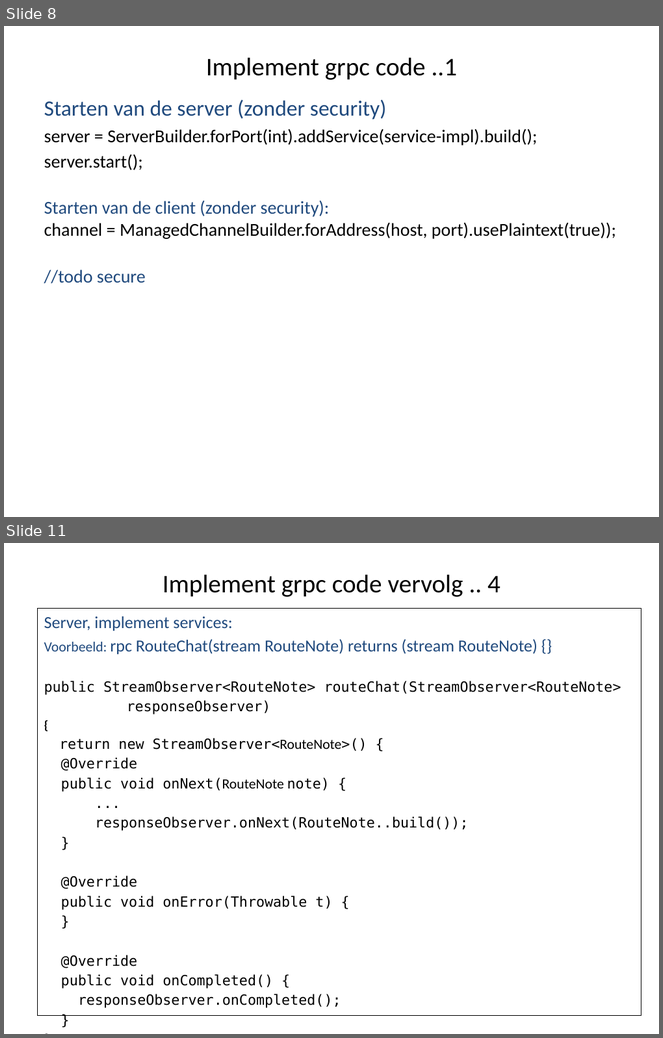
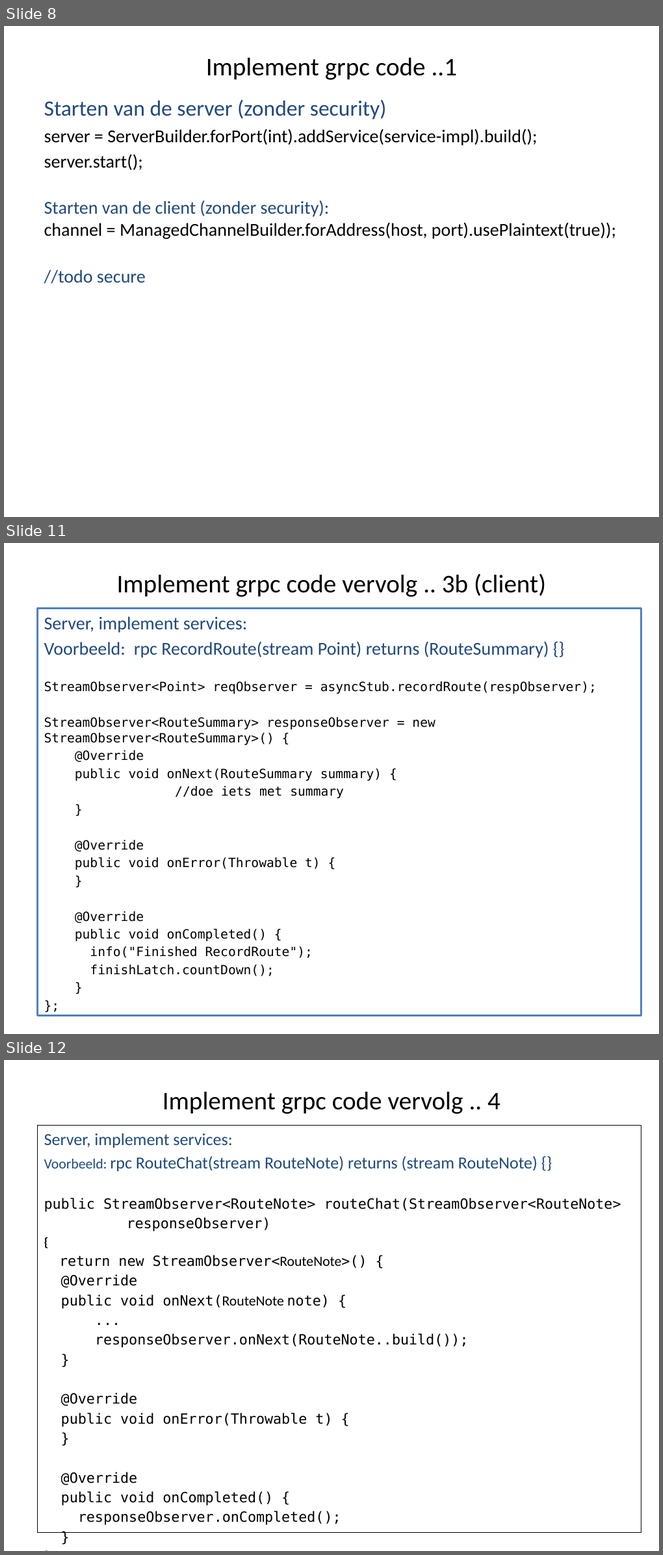
Before and after one commit to Michael-YuSha/workshop-grpc, a slide deck: doc/doc-source/Workshop-grpc.pptx. Shown one above the other, each under a label of ours: slides 8 and 11 before the commit, slides 8, 11 and 12 after it; the slides between them are not shown. The pictures are 663x1038 and 663x1555 pixels, drawn with LibreOffice and Linux fonts; fonts in the diff are those of the drawing. Boxes give left, top, right and bottom in pixels: in the first picture for what was removed or moved away, otherwise in the second. Text is boxed around its words. In the diff, an @@ line names an element or a change of style, - is before the commit and + after.

```diff
--- a/doc/doc-source/Workshop-grpc.pptx
+++ b/doc/doc-source/Workshop-grpc.pptx
@@ slide 11 added at (x1=4, y1=543, x2=659, y2=1034), background #FFFFFF @@
@@ title added at (x1=117, y1=574, x2=546, y2=597), 28 pt, text #000000 @@
+Implement grpc code vervolg .. 3b (client)
@@ text added at (x1=37, y1=608, x2=641, y2=1016), fill #FFFFFF, outline #4F81BD 2 pt, 14 pt, text #000000 @@
+Server, implement services:
+Voorbeeld: rpc RecordRoute(stream Point) returns (RouteSummary) {}
+StreamObserver<Point> reqObserver = asyncStub.recordRoute(respObserver);
+StreamObserver<RouteSummary> responseObserver = new StreamObserver<RouteSummary>() {
+@Override
+public void onNext(RouteSummary summary) {
+//doe iets met summary
+}
+@Override
+public void onError(Throwable t) {
+}
+@Override
+public void onCompleted() {
+info("Finished RecordRoute");
+finishLatch.countDown();
+}
+};
@@ what was slide 11 is now slide 12 @@
```
Also in this commit, not shown: 3 slides changed, 2 other files.
